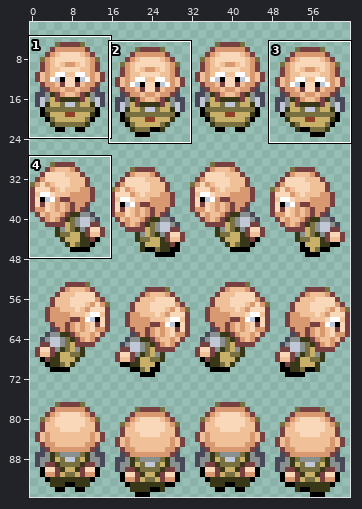
Sprite sheet -- Graphics/Characters/PA.png. Above: a wide view before the commit, with the close-up outlined.
Close-up. Earlier state:
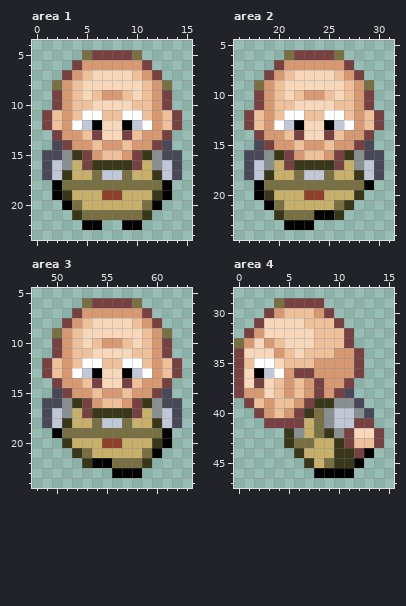
The file is 128x192 pixels, drawn in blocks of 2x2; one block is one cell here. Shown: area 1: x 0..15, y 4..23; area 2: x 16..31, y 5..24; area 3: x 48..63, y 5..24; area 4: x 0..15, y 28..47. The wide view leaves out empty margins. The commit also changed other parts of the picture, which this record leaves out.
After the commit:
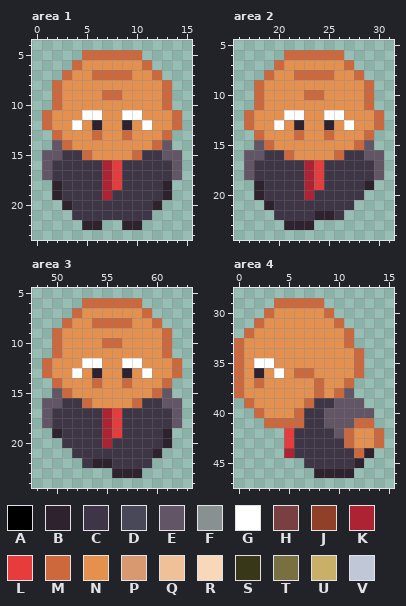
Palette (. is transparent): A #000000  B #2e222f  C #3e3546  D #484858  E #625565  F #889090  G #ffffff  H #784040  J #904028  K #ae2334  L #e83b3b  M #cd683d  N #e6904e  P #d89870  Q #f0c098  R #f8d8b8  S #383818  T #787040  U #c8b068  V #c0c8d8
From old to new:
Changed rows in their new state; - is an unchanged pixel.
Area 1:
first column x 1:
 5 ----MMMMMM----
 6 ---MNNNNNNM---
 7 --MNNMMMMNNM--
 8 -MNNNNNNNNNNM-
 9 -MNNNNMMNNNNM-
10 -MNNNNNNNNNNM-
11 MNNN--NN--NNNM
12 MNN-NBNNBN-NNM
13 -MNNNMNNMNNNM-
14 -EMNNNNNNNNME-
15 EECCMNNNNMCCEE
16 ECCCCCKLCCCCCE
17 ECCCCCKLCCCCCE
18 -BCCCCKLCCCCB-
19 -BCCCCKCCCCCB-
20 --BCCCCCCCCB--
21 ---CCCCCCCC---
22 ----BB--BB----
Area 2:
first column x 17:
 6 ----MMMMMM----
 7 ---MNNNNNNM---
 8 --MNNMMMMNNM--
 9 -MNNNNNNNNNNM-
10 -MNNNNMMNNNNM-
11 -MNNNNNNNNNNM-
12 MNNN--NN--NNNM
13 MNN-NBNNBN-NNM
14 -MNNNMNNMNNNM-
15 -EMNNNNNNNNME-
16 EECCMNNNNMCCEE
17 ECCCCCKLCCCCCE
18 ECCCCCKLCCCCCE
19 -BCCCCKLCCCCB-
20 -BCCCCKCCCCC--
21 --BCCCCCCCC---
22 ---CCCCBBC----
23 ----BBB-------
Area 3:
first column x 49:
 6 ----MMMMMM----
 7 ---MNNNNNNM---
 8 --MNNMMMMNNM--
 9 -MNNNNNNNNNNM-
10 -MNNNNMMNNNNM-
11 -MNNNNNNNNNNM-
12 MNNN--NN--NNNM
13 MNN-NBNNBN-NNM
14 -MNNNMNNMNNNM-
15 -EMNNNNNNNNME-
16 EECCMNNNNMCCEE
17 ECCCCCKLCCCCCE
18 ECCCCCKLCCCCCE
19 -BCCCCKLCCCCB-
20 --CCCCKCCCCCB-
21 ---CCCCCCCCB--
22 ----CBBCCCC---
23 -------BBB----
Area 4:
first column x 0:
29 ----MMMMM------
30 ---MNNNNNM-----
31 --MNNNNNNNM----
32 -MNNNNNNNNNM---
33 MNNNNNNNNNNM---
34 MNNNNNNNNNNNM--
35 MN--NNNNNNNNM--
36 MNBN-NMMNNNNM--
37 MNMNNNNNMNNM---
38 MNNNNNNNMNME---
39 -MNNNNNMCCEEE--
40 --MNNNMCCEEEEE-
41 ---MMMMCCEEEMM-
42 -----LCCCCEMNNM
43 -----LCCCCCMNNM
44 -----KCCCCCCMB-
45 -------CCCCCB--
46 --------BBBB---
